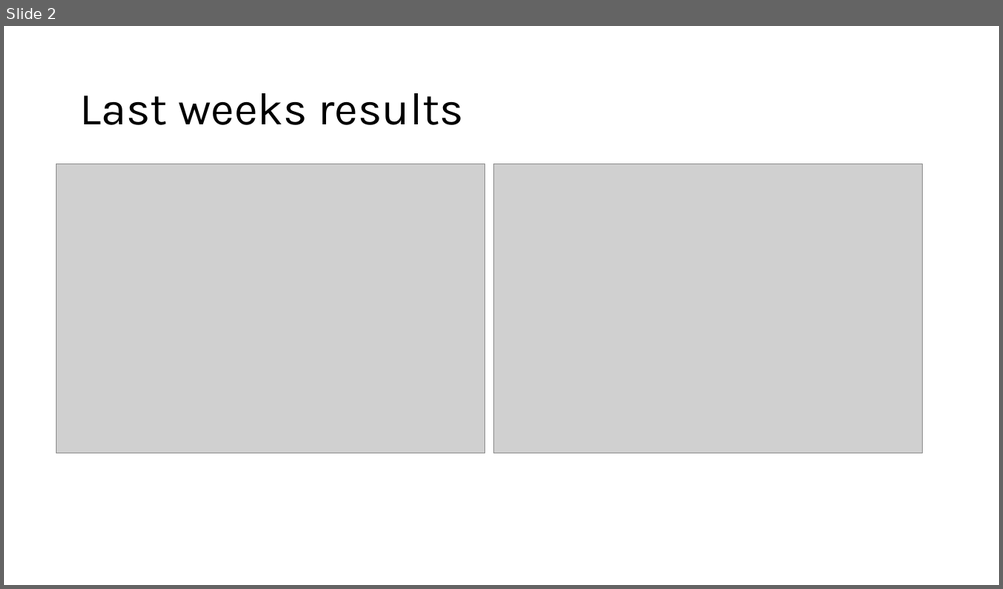
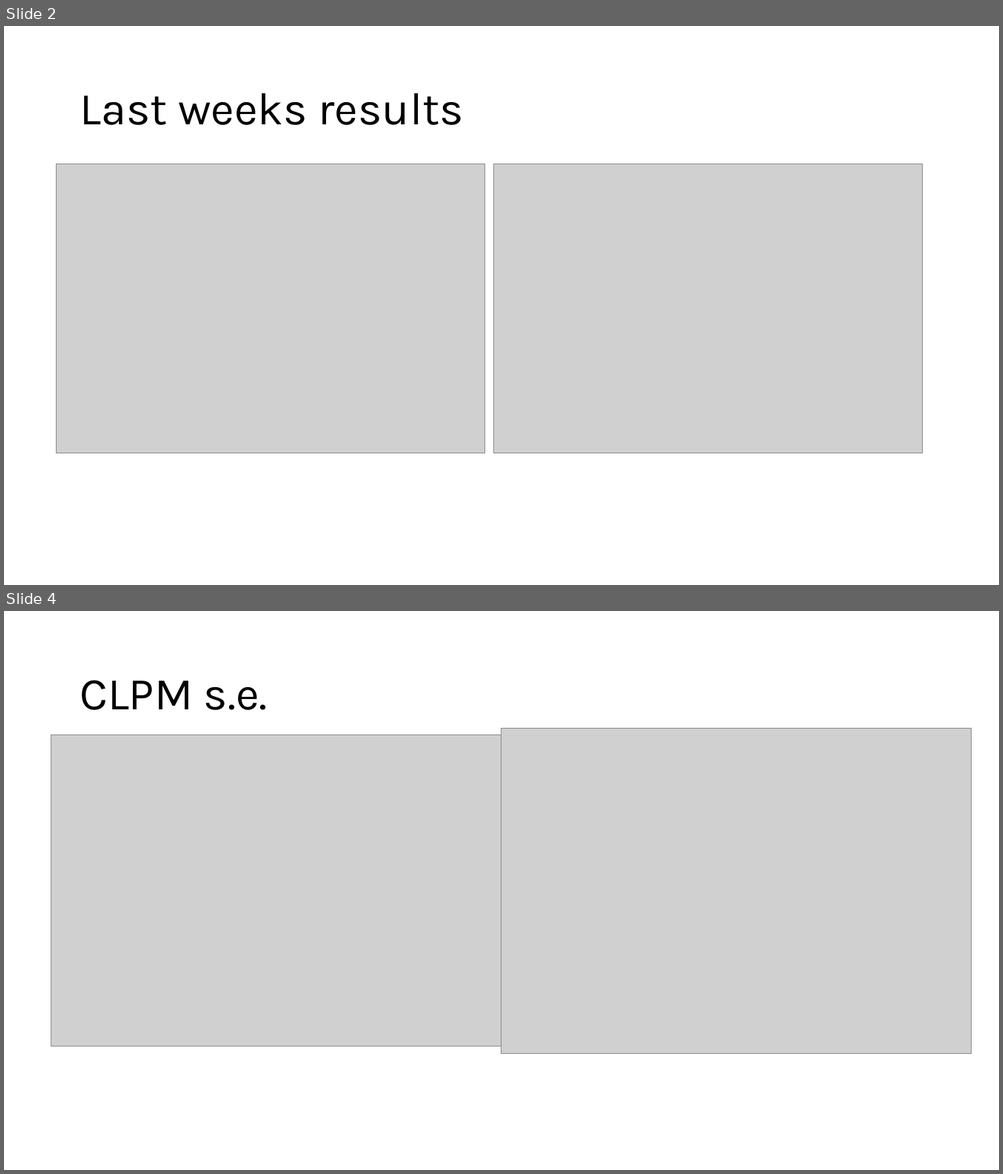
Before and after one commit to EmmaDirk/MachineLearning-BCA, a slide deck: 04_presentations/01_powerpoint/06_Jeroen.pptx. Shown one above the other, each under a label of ours: slide 2 before the commit, slides 2 and 4 after it; the slides between them are not shown. The pictures are 1003x589 and 1003x1174 pixels, drawn with LibreOffice and Linux fonts; fonts in the diff are those of the drawing; grey boxes stand for pictures. Boxes give left, top, right and bottom in pixels: in the first picture for what was removed or moved away, otherwise in the second. Text is boxed around its words. In the diff, an @@ line names an element or a change of style, - is before the commit and + after.

```diff
--- a/04_presentations/01_powerpoint/06_Jeroen.pptx
+++ b/04_presentations/01_powerpoint/06_Jeroen.pptx
@@ slide 4 added at box(4, 611, 999, 1170), background #FFFFFF @@
@@ title added at box(79, 680, 267, 710), 44 pt, text #000000 @@
+CLPM s.e.
@@ picture added at box(51, 735, 502, 1047) @@
@@ picture added at box(502, 729, 971, 1054) @@
```
Also in this commit, not shown: 2 slides changed, 4 other slides added, 9 other files.
